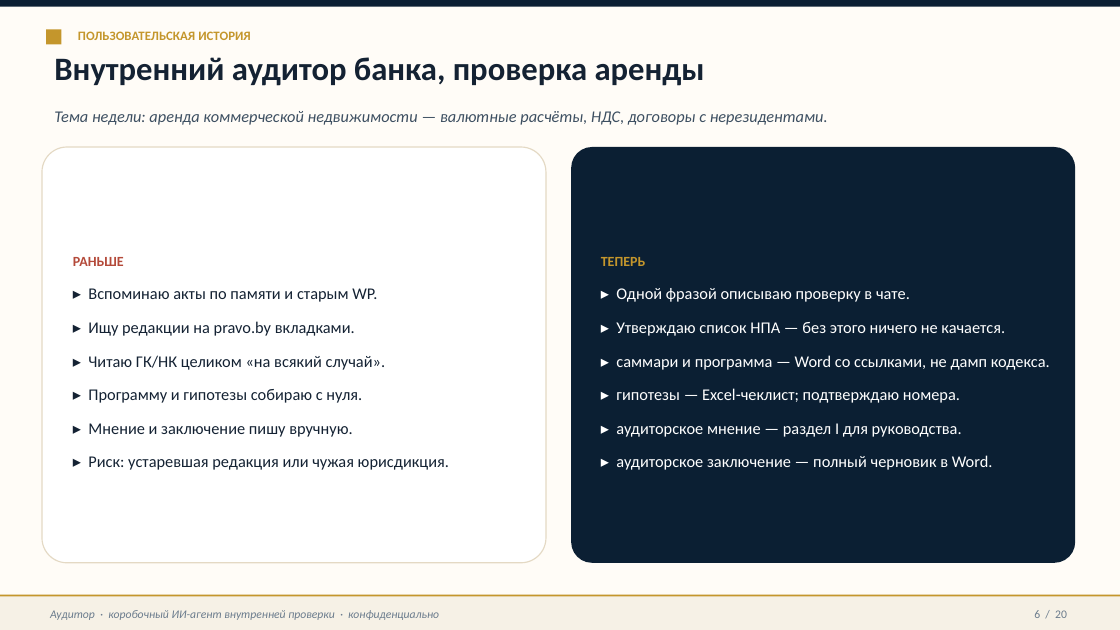
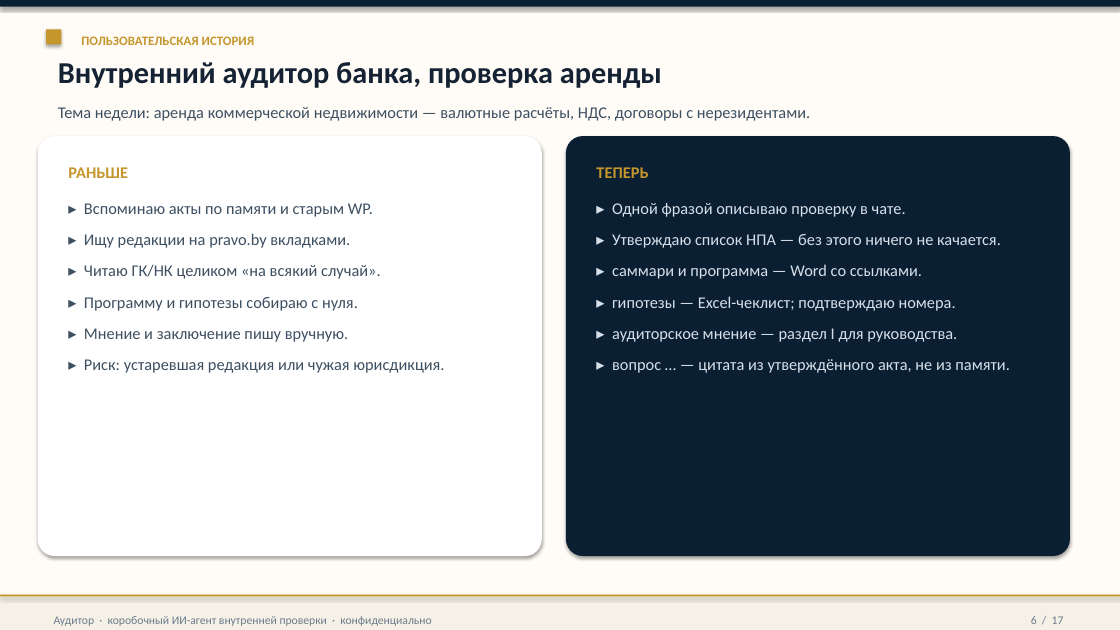
Before and after one commit to sweetd0vee/audit-tools, a slide deck: slide 6 of docs/Аудитор_ИИ-агент_презентация.pptx. Drawn at 1120x630 pixels with LibreOffice and Linux fonts; fonts in the diff are those of the drawing. Boxes give left, top, right and bottom in pixels: in the first picture for what was removed or moved away, otherwise in the second. Text is boxed around its words. In the diff, an @@ line names an element or a change of style, - is before the commit and + after.

```diff
--- a/docs/Аудитор_ИИ-агент_презентация.pptx
+++ b/docs/Аудитор_ИИ-агент_презентация.pptx
@@ shadow on in 5 elements at box(0, 0, 1120, 630), box(0, 0, 1120, 7), box(0, 595, 1120, 630), box(0, 595, 1120, 597), box(46, 29, 61, 45) @@
@@ text "ПОЛЬЗОВАТЕЛЬСКАЯ ИСТОРИЯ": place and size @@
-text "ПОЛЬЗОВАТЕЛЬСКАЯ ИСТОРИЯ" at box(78, 31, 251, 40)
+text "ПОЛЬЗОВАТЕЛЬСКАЯ ИСТОРИЯ" at box(81, 36, 255, 45)
@@ text "Внутренний аудитор банка, проверка аренды" at box(58, 62, 662, 88): size 28 to 26 pt @@
@@ text "Тема недели: аренда коммерческой недвижимости ..." at box(58, 107, 810, 121): italic off @@
@@ rounded rectangle "РАНЬШЕ": place and size @@
-rounded rectangle "РАНЬШЕ" at box(42, 147, 546, 563)
+rounded rectangle "РАНЬШЕ" at box(38, 136, 542, 556)
@@ rounded rectangle "РАНЬШЕ" at box(38, 136, 542, 556): size 12 to 14 pt, text colour #B44A3A to #C4962C in "РАНЬШЕ"; text colour #142233 to #3D4F61; more space between paragraphs; less space between paragraphs; vertical alignment middle to top; outline #E4D9C4 1 pt to none; shadow on; proportions changed @@
@@ rounded rectangle "ТЕПЕРЬ": place and size @@
-rounded rectangle "ТЕПЕРЬ" at box(571, 147, 1075, 563)
+rounded rectangle "ТЕПЕРЬ" at box(566, 136, 1070, 556)
@@ rounded rectangle "ТЕПЕРЬ" at box(566, 136, 1070, 556): vertical alignment middle to top; shadow on; proportions changed @@
@@ text in rounded rectangle at box(596, 167, 1001, 342): size 12 to 14 pt in "ТЕПЕРЬ"; text colour #FFFFFF to #D5E0EA in "▸ Одной фразой описываю проверку в чате.", "▸ Утверждаю список НПА — без этого ...", "▸ гипотезы — Excel-чеклист; подтверждаю номера.", "▸ аудиторское мнение — раздел I для ..."; more space between paragraphs; less space between paragraphs @@
@@ text in rounded rectangle at box(612, 264, 922, 279): text changed; text colour #FFFFFF to #D5E0EA @@
-▸ саммари и программа — Word со ссылками, не дамп кодекса.
+▸ саммари и программа — Word со ссылками.
@@ text in rounded rectangle at box(612, 359, 1009, 373): text changed; text colour #FFFFFF to #D5E0EA @@
-▸ аудиторское заключение — полный черновик в Word.
+▸ вопрос … — цитата из утверждённого акта, не из памяти.
@@ text "Аудитор · коробочный ИИ-агент внутренней ..." at box(54, 616, 431, 626): italic off @@
@@ text at box(1031, 616, 1064, 624): text changed @@
-6 / 20
+6 / 17
```
Also in this commit, not shown: 14 other slides changed, 2 slides added, 5 slides removed, 4 other files.
